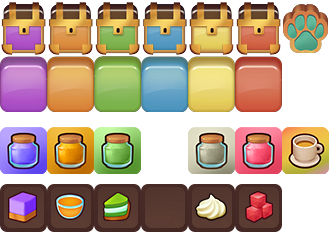
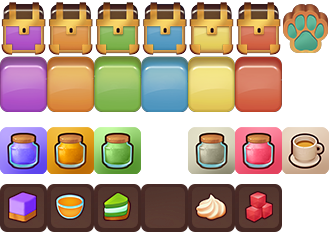
The second 333x240 image is a revision of the first. Changes to its layers:
hid "fall_piece_yellow_icon-15b45b68b.png" over <box>195,193,227,221</box>
added layer "fall_piece_yellow_icon-9a7458d8e.png #1" above "fall_piece_gp-74b9c588d.png #1" over <box>195,193,227,221</box>
added layer "fall_piece_gp-74b9c588d.png #1" above "fall_piece_gp-b759fd85b.png" over <box>282,127,329,174</box>
hid "fall_piece_gp-b759fd85b.png" over <box>282,127,329,174</box>